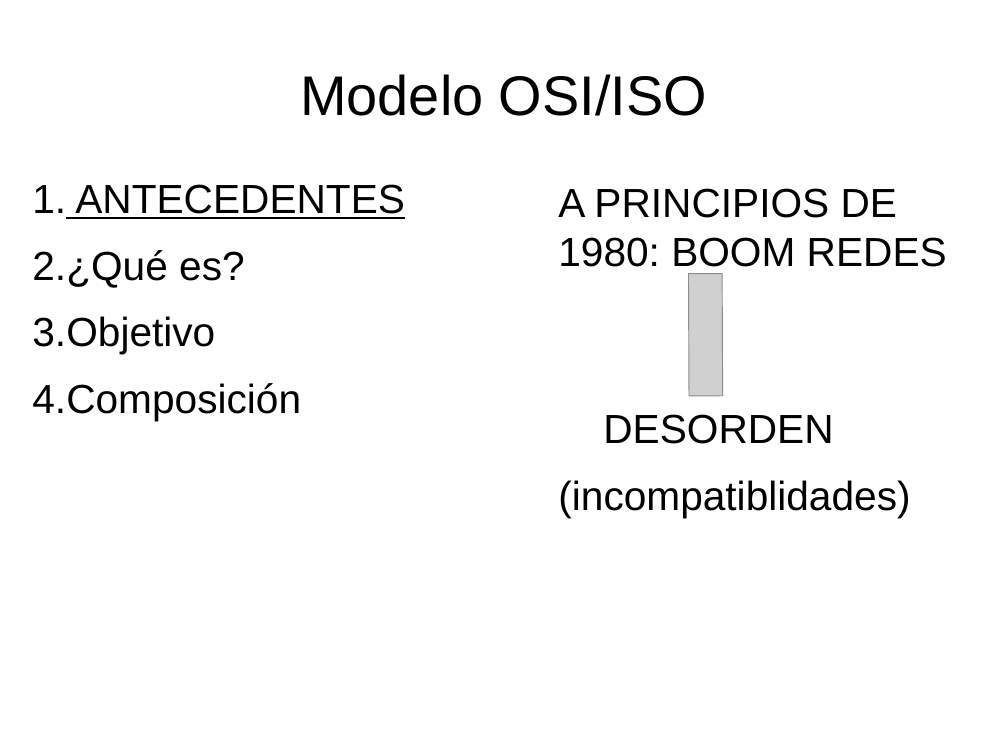
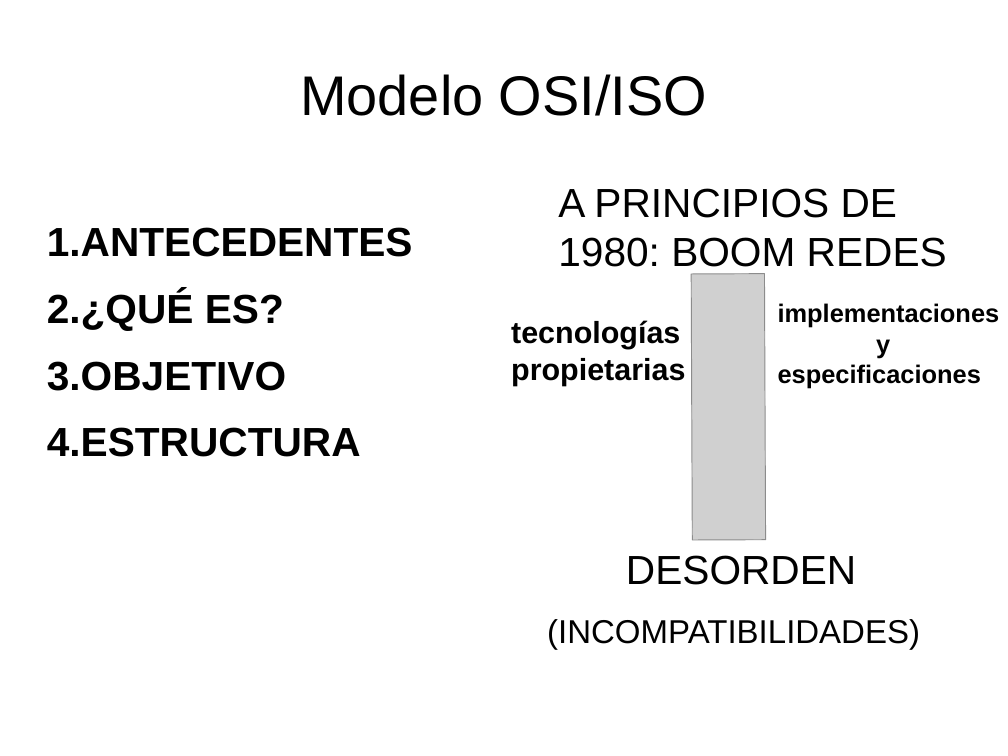
Before and after one commit to q92helea/Pechackucha, a slide deck: slide 2 of Pechakucha.odp. Drawn at 1008x756 pixels with LibreOffice and Linux fonts; fonts in the diff are those of the drawing; grey boxes stand for pictures. Boxes give left, top, right and bottom in pixels: in the first picture for what was removed or moved away, otherwise in the second. Text is boxed around its words. In the diff, an @@ line names an element or a change of style, - is before the commit and + after.

```diff
--- a/Pechakucha.odp
+++ b/Pechakucha.odp
@@ text "ANTECEDENTES": place and size @@
-text "ANTECEDENTES" at <box>32,184,405,421</box>
+text "ANTECEDENTES" at <box>47,227,413,457</box>
@@ text at <box>47,227,413,257</box>: bold on, underline off in "ANTECEDENTES" @@
@@ text at <box>47,291,361,457</box>: text changed; bold on @@
-2. ¿Qué es?
-3. Objetivo
-4. Composición
+2. ¿QUÉ ES?
+3. OBJETIVO
+4. ESTRUCTURA
@@ picture: place and size @@
-picture at <box>689,274,723,397</box>
+picture at <box>692,274,766,540</box>
@@ text added at <box>511,320,685,386</box>, 24 pt, text #000000, bold @@
+tecnologías propietarias
@@ text added at <box>778,303,1000,389</box>, 20 pt, text #000000, bold @@
+implementaciones y especificaciones
@@ text "DESORDEN": place and size @@
-text "DESORDEN" at <box>558,414,910,518</box>
+text "DESORDEN" at <box>547,555,920,650</box>
@@ text at <box>547,619,920,650</box>: text changed; size 32 to 26 pt @@
-(incompatiblidades)
+(INCOMPATIBILIDADES)
```
Also in this commit, not shown: 15 other slides changed, 2 slides added, 1 slide removed, 1 other file.
